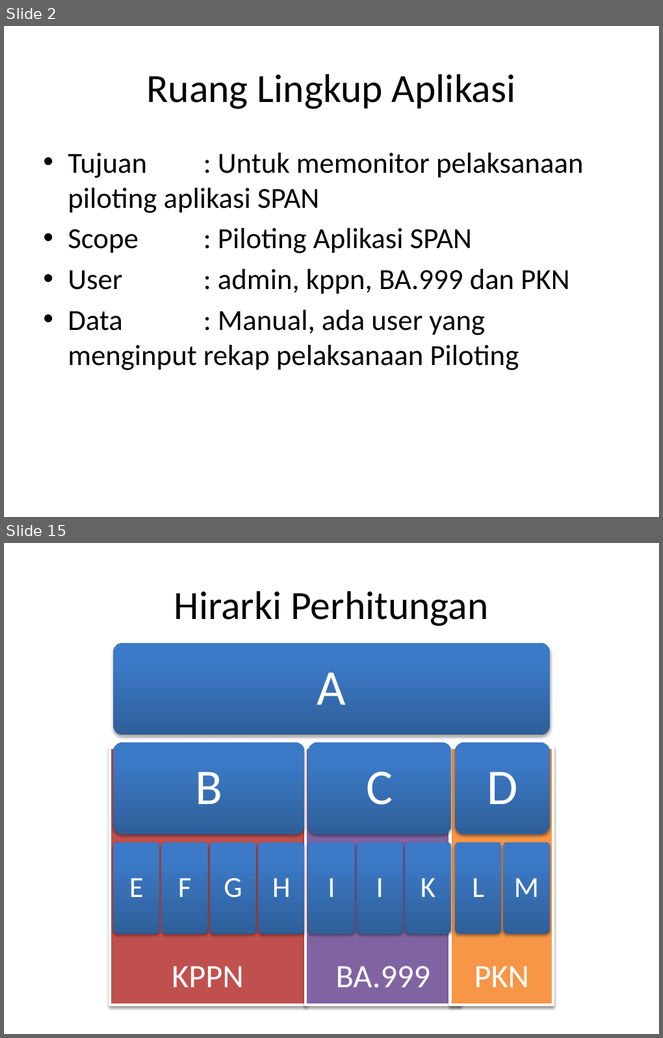
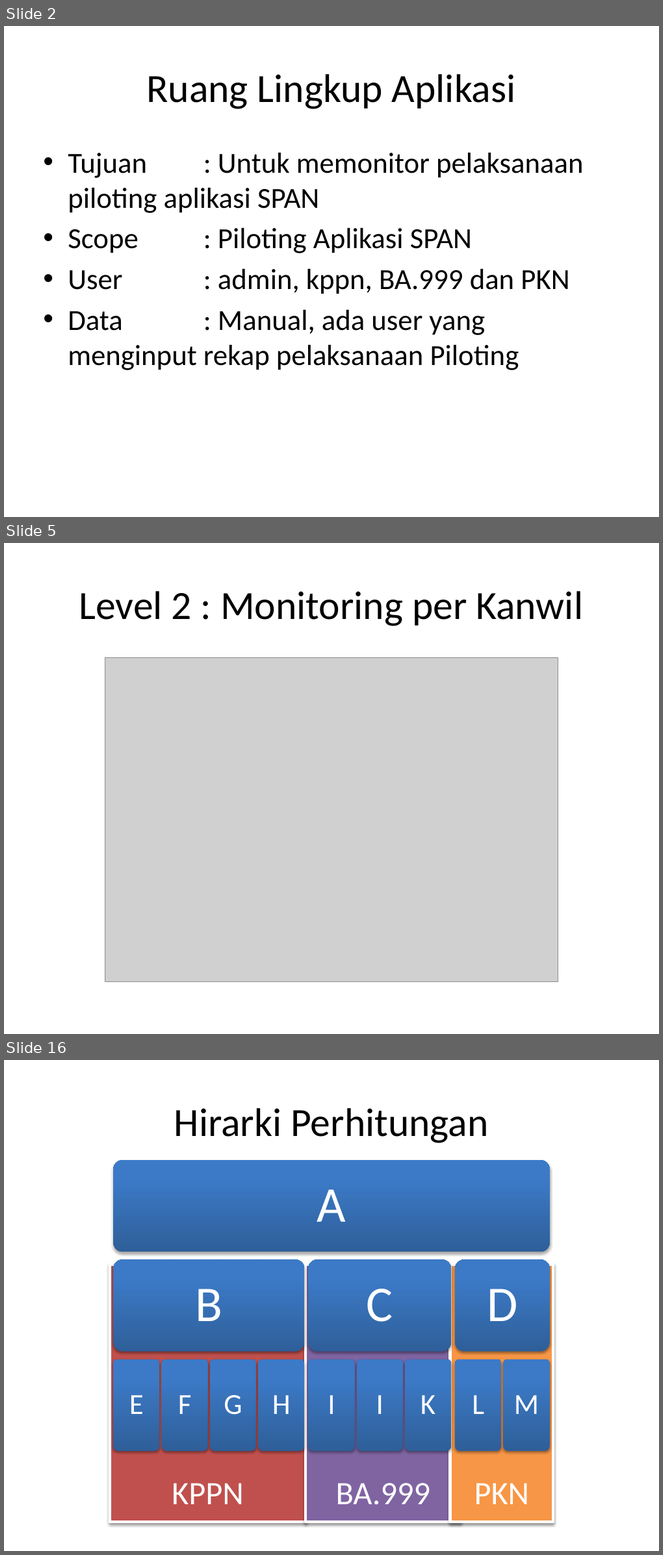
Before and after one commit to ernestina/rollout-span, a slide deck: files/persentasi.pptx. Shown one above the other, each under a label of ours: slides 2 and 15 before the commit, slides 2, 5 and 16 after it; the slides between them are not shown. The pictures are 663x1038 and 663x1555 pixels, drawn with LibreOffice and Linux fonts; fonts in the diff are those of the drawing; grey boxes stand for pictures. Boxes give left, top, right and bottom in pixels: in the first picture for what was removed or moved away, otherwise in the second. Text is boxed around its words. In the diff, an @@ line names an element or a change of style, - is before the commit and + after.

```diff
--- a/files/persentasi.pptx
+++ b/files/persentasi.pptx
@@ slide 5 added at [4,543,659,1034], background #FFFFFF @@
@@ title added at [79,591,583,626], 44 pt, text #000000 @@
+Level 2 : Monitoring per Kanwil
@@ picture added at [105,657,558,982] @@
@@ what was slide 15 is now slide 16 @@
```
Also in this commit, not shown: 10 slides changed, 2 other slides added, 2 slides removed, 2 other files.
